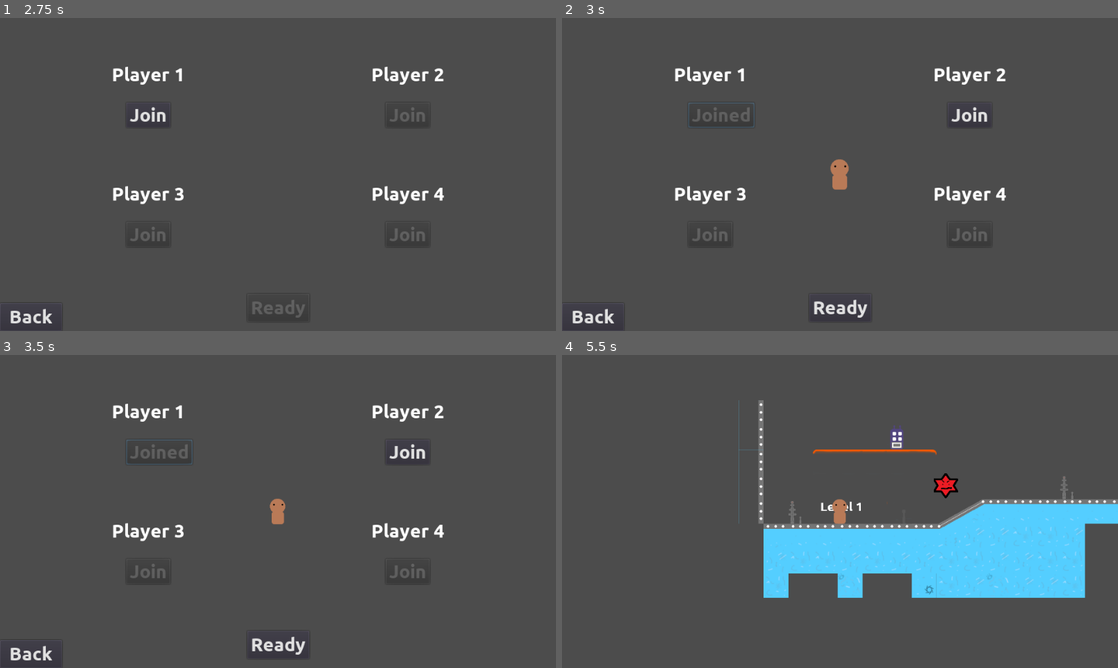
Above: before the commit, frames 1-4 (two rows, left to right).
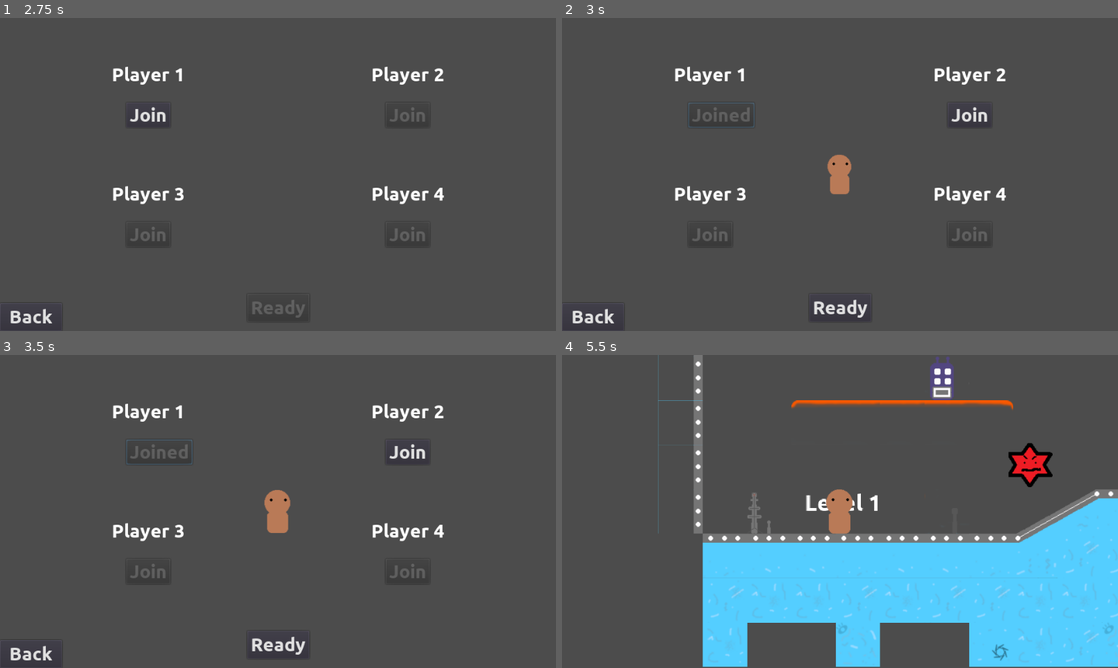
Above: after the commit, the same moments.

Repository: wsheldon67/Scredric
Game: Godot game, scene res://Main.tscn
Two runs of this game, one before a commit and one after it. Both use one fixed random seed, a clock stepped at 60 frames per second and the inputs below.
Inputs:
- Up to frame 1 (2.75 s): click "Start" at 0.5 s; click "Back" at 1.25 s; click "Start" at 2 s
- Up to frame 2 (3 s): click "Join" at 2.75 s
- Up to frame 3 (3.5 s): no input
- Up to frame 4 (5.5 s): click "Ready" at 3.5 s; click "Easy" at 4.25 s

Frame 1 is identical in both runs. In frame 2, 0.2% of the frame differs, in the area x 47-53%, y 43-57%; in frame 3, 0.4%; in frame 4, 27%, in the area x 17-100%, y 0-100%.

Commit message:
Expanded background for irregular aspect ratios

Diff:
--- a/project/assets/game/MultiCamera.gd
+++ b/project/assets/game/MultiCamera.gd
@@ -2,7 +2,7 @@
 
 export var move_speed = 0.5
 export var zoom_speed = 0.05
-export var min_zoom = 1.5
+export var min_zoom = 0.5
 export var max_zoom = 5
 export var margin = Vector2(400, 200)
 
--- a/project/menus/GameOver.tscn
+++ b/project/menus/GameOver.tscn
@@ -6,8 +6,8 @@
 script = ExtResource( 1 )
 
 [node name="ColorRect" type="ColorRect" parent="."]
-margin_right = 960.0
-margin_bottom = 540.0
+margin_right = 1920.0
+margin_bottom = 1080.0
 color = Color( 0, 0, 0, 0.380392 )
 
 [node name="Label" type="Label" parent="."]
--- a/project/menus/LevelEnd.tscn
+++ b/project/menus/LevelEnd.tscn
@@ -6,8 +6,8 @@
 script = ExtResource( 1 )
 
 [node name="ColorRect" type="ColorRect" parent="."]
-margin_right = 960.0
-margin_bottom = 540.0
+margin_right = 1920.0
+margin_bottom = 1080.0
 color = Color( 0.0862745, 0.0862745, 0.0862745, 1 )
 
 [node name="Label" type="Label" parent="."]
